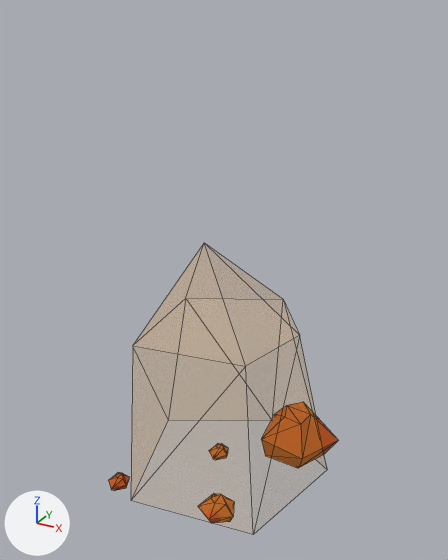
An edit to the glTF model models/tekton_meteor_splat.glb, drawn before and after from the same camera.
Rendered twice from a 50 mm lens placed at (155.0, -284.0, 275.0), pointed at (-2.0, 1.0, 132.0). The lights are fixed; the arrows at lower left show +X, +Y and +Z. Mesh edges are drawn as thin lines. Where no turn or scale is listed for an object, it has been applied to the vertices. Vertices at the same position are counted once.
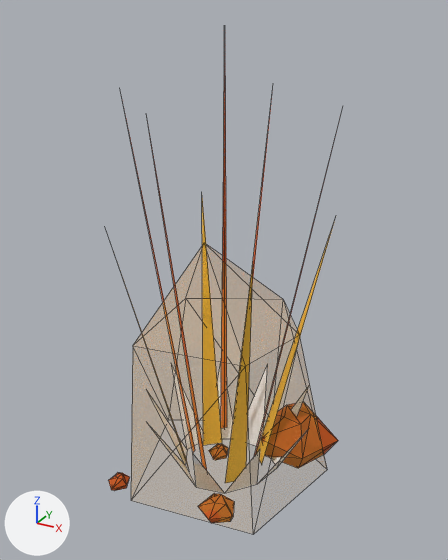
Commit message: unsimplified splats

Where the newer file only moved an object's origin or applied its transform, the numbers keep the older frame.

Diff of the bpy script that builds the scene:
```diff
--- a/models/tekton_meteor_splat.glb.py
+++ b/models/tekton_meteor_splat.glb.py
@@ me_mesh_0 @@
 # used by ob_mesh_0; location = (10.8, 28.1, 164.7)
-me_mesh_0.from_pydata(...)  # 127 vertices, 205 faces; spans x -72.0..50.0, y -84.0..32.0, z -165.0..-11.0
+me_mesh_0.from_pydata(...)  # 175 vertices, 224 faces; spans x -81.0..51.0, y -92.0..37.0, z -165.0..102.0
+# me_mesh_0 part 1
+# 48 vertices are added at x -81.0..51.0, y -92.0..37.0, z -165.0..102.0
+# 19 new faces join them, mat_material_0 (picture img_image_0)
 me_mesh_0.materials.append(mat_material_0)
```

Pixel boxes [x1, y1, x2, y2] of what changed, in the pictures (448 x 560 px):
'Mesh_0', reshaped: before [108, 402, 338, 523]; after [108, 80, 338, 523]
part 1 of me_mesh_0, added (orange): after [109, 80, 335, 493]
